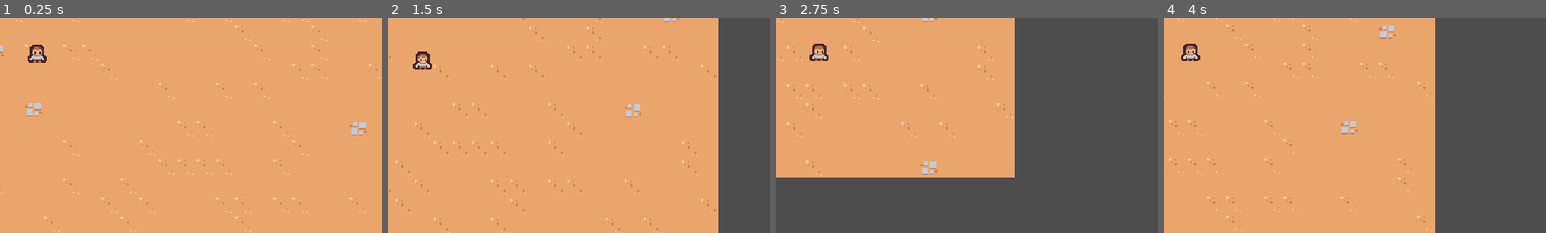
Above: before the commit, frames 1-4 (left to right).
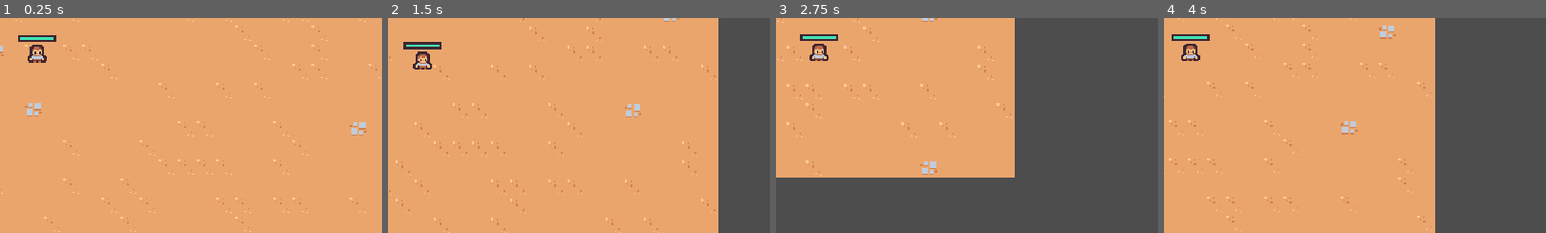
Above: after the commit, the same moments.

Repository: river-zero/FakepireSurvivors
Game: Godot game, scene res://scene/main/main.tscn
Two runs of this game, one before a commit and one after it. Both use one fixed random seed, a clock stepped at 60 frames per second and the inputs below.
Inputs (mouse positions are % of the whole screen's width and height, from its top left):
- Up to frame 1 (0.25 s): no input
- Up to frame 2 (1.5 s): move the mouse to (72, 45) at 0.52 s; press the mouse at (72, 45) at 0.53 s; hold D (move_right) 0.53-1.28 s; move the mouse to (30, 55) at 1.27 s; release the mouse at (30, 55) at 1.28 s; hold S (move_down) from 1.28 s (still down); click (30, 55) at 1.35 s
- Up to frame 3 (2.75 s): move the mouse to (60, 28) at 2.02 s; release S (move_down) at 2.03 s; press the mouse at (60, 28) at 2.03 s; hold D (move_right) from 2.03 s (still down)
- Up to frame 4 (4 s): move the mouse to (45, 70) at 2.77 s; release D (move_right) at 2.78 s; release the mouse at (45, 70) at 2.78 s; hold W (move_up) 2.78-3.53 s; click (45, 70) at 2.85 s; move the mouse to (80, 65) at 3.52 s; press the mouse at (80, 65) at 3.53 s; hold A (move_left) from 3.53 s (still down)
The pictures show only the part of the screen within x 46-96%, y 40-90%; the shares and areas given below are measured in that part.

The runs differ from the first frame. In frame 1, 0.3% of the frame differs, in the area x 4-15%, y 8-12%; in frame 2, 0.4%, in the area x 4-14%, y 11-15%; in frame 3, 0.3%; in frame 4, 0.3%.

Commit message:
추가: 캐릭터 위 체력바

Diff:
--- a/scene/component/health_component.gd
+++ b/scene/component/health_component.gd
@@ -2,6 +2,7 @@
 class_name HealthComponent
 
 signal died
+signal health_changed
 
 @export var max_health: float = 10
 var current_health
@@ -11,7 +12,13 @@
 
 func damage(damage_amount: float):
 	current_health = max(current_health - damage_amount, 0)
+	health_changed.emit()
 	Callable(check_death).call_deferred()
+
+func get_health_percent():
+	if max_health <= 0:
+		return 0
+	return min(current_health / max_health, 1)
 
 func check_death():
 	if (current_health == 0):
--- a/scene/game_object/player/player.gd
+++ b/scene/game_object/player/player.gd
@@ -4,6 +4,8 @@
 const ACCELERATION_SMMOTHING = 25
 
 @onready var damage_interver_timer = $DamageInterverTimer
+@onready var health_component = $HealthComponent
+@onready var health_bar = $HealthBar
 
 var number_colliding_bodies = 0
 
@@ -11,6 +13,8 @@
 	$CollisionArea2D.body_entered.connect(on_body_entered)
 	$CollisionArea2D.body_exited.connect(on_body_exited)
 	damage_interver_timer.timeout.connect(on_damage_interval_timer_timeout)
+	health_component.health_changed.connect(on_health_changed)
+	update_health_display()
 
 func _process(delta):
 	var movement_vector = get_movement_vector()
@@ -29,9 +33,11 @@
 func check_deal_damage():
 	if 	number_colliding_bodies == 0 || !damage_interver_timer.is_stopped():
 		return
-	$HealthComponent.damage(1)
+	health_component.damage(1)
 	damage_interver_timer.start()
-	print($HealthComponent.current_health)
+
+func update_health_display():
+	health_bar.value = health_component.get_health_percent()
 
 func on_body_entered(other_body: Node2D):
 	number_colliding_bodies += 1
@@ -42,3 +48,6 @@
 
 func on_damage_interval_timer_timeout():
 	check_deal_damage()
+
+func on_health_changed():
+	update_health_display()
--- a/scene/game_object/player/player.tscn
+++ b/scene/game_object/player/player.tscn
@@ -1,9 +1,20 @@
-[gd_scene load_steps=8 format=3 uid="uid://dx74shwcvpu82"]
+[gd_scene load_steps=10 format=3 uid="uid://dx74shwcvpu82"]
 
 [ext_resource type="Texture2D" uid="uid://bnwypkvplc602" path="res://scene/game_object/player/player.png" id="1_8osfa"]
 [ext_resource type="Script" path="res://scene/game_object/player/player.gd" id="1_gukri"]
 [ext_resource type="PackedScene" uid="uid://da758g1v4sf3m" path="res://scene/component/health_component.tscn" id="2_0qny3"]
 [ext_resource type="PackedScene" uid="uid://b6u2upxcrey52" path="res://scene/ability/sword_ability_controller/sword_ability_controller.tscn" id="2_2rwqn"]
+
+[sub_resource type="StyleBoxFlat" id="StyleBoxFlat_aq1ra"]
+bg_color = Color(0.247059, 0.14902, 0.192157, 1)
+
+[sub_resource type="StyleBoxFlat" id="StyleBoxFlat_dnkx7"]
+bg_color = Color(0.262745, 0.882353, 0.701961, 1)
+border_width_left = 2
+border_width_top = 2
+border_width_right = 2
+border_width_bottom = 2
+border_color = Color(0.247059, 0.14902, 0.192157, 1)
 
 [sub_resource type="CircleShape2D" id="CircleShape2D_flxcu"]
 radius = 32.0
@@ -29,6 +40,19 @@
 wait_time = 0.5
 one_shot = true
 
+[node name="HealthBar" type="ProgressBar" parent="."]
+custom_minimum_size = Vector2(32, 6)
+offset_left = -16.0
+offset_top = -23.0
+offset_right = 16.0
+offset_bottom = -17.0
+pivot_offset = Vector2(16, 3)
+theme_override_styles/background = SubResource("StyleBoxFlat_aq1ra")
+theme_override_styles/fill = SubResource("StyleBoxFlat_dnkx7")
+max_value = 1.0
+value = 0.5
+show_percentage = false
+
 [node name="PickupArea2D" type="Area2D" parent="."]
 collision_layer = 16
 collision_mask = 0
